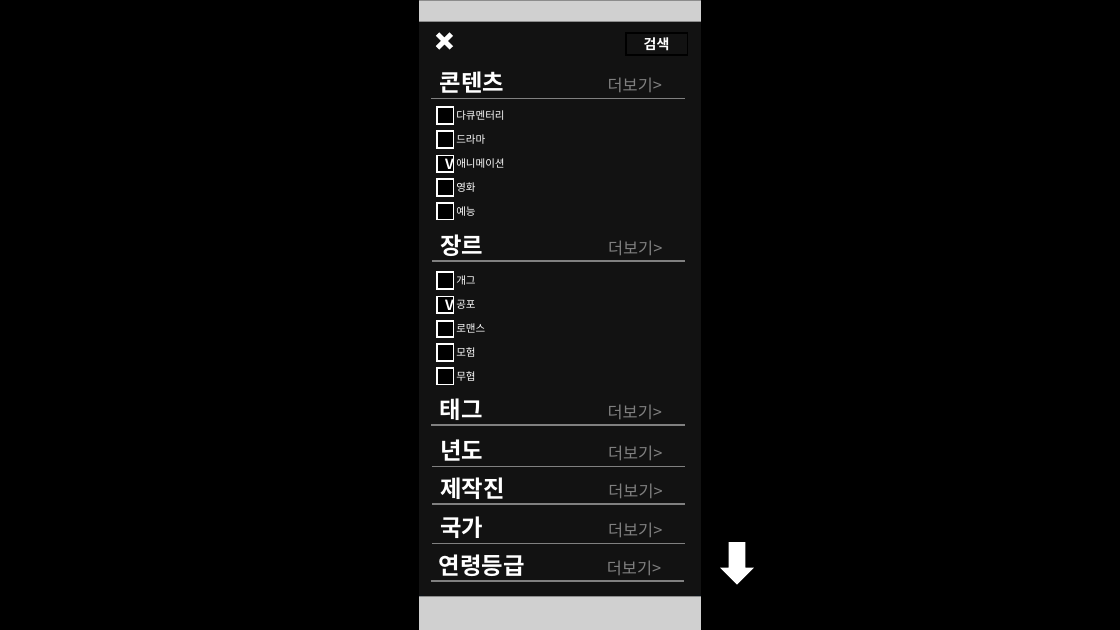
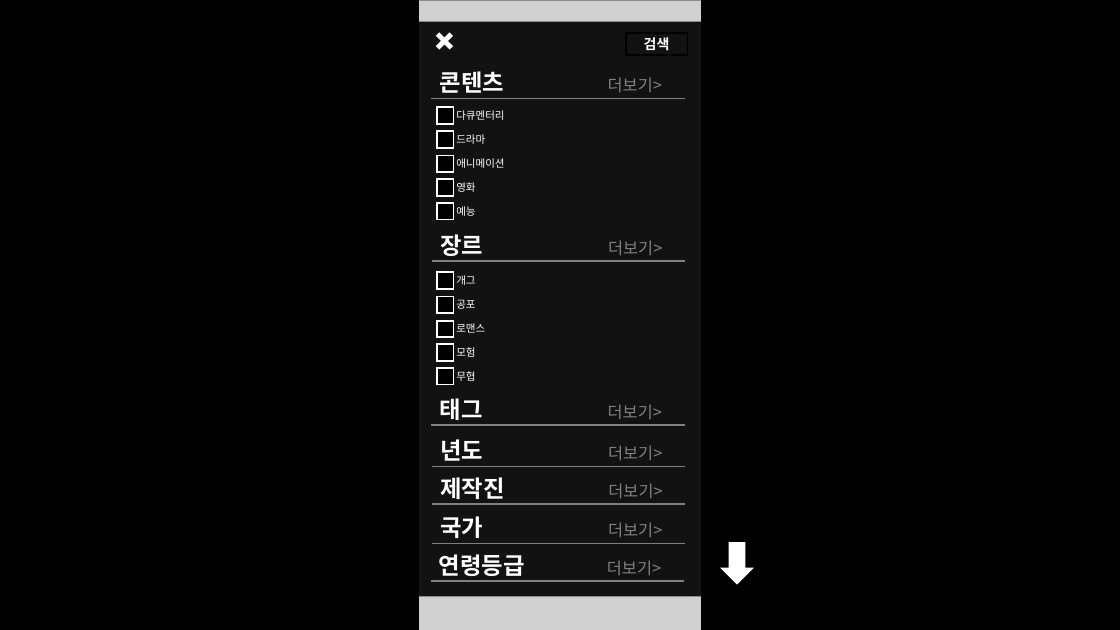
Before and after one commit to lhs020208/GameInterface-7, a slide deck: slide 18 of 7조 기말과제 - 숏폼형 모바일 OTT.pptm. Drawn at 1120x630 pixels with LibreOffice and Linux fonts; fonts in the diff are those of the drawing; grey boxes stand for pictures. Boxes give left, top, right and bottom in pixels: in the first picture for what was removed or moved away, otherwise in the second. Text is boxed around its words. In the diff, an @@ line names an element or a change of style, - is before the commit and + after.

Commit message:
일부 정상화

```diff
--- a/7조 기말과제 - 숏폼형 모바일 OTT.pptm
+++ b/7조 기말과제 - 숏폼형 모바일 OTT.pptm
@@ text in rectangle at (x1=445, y1=155, x2=454, y2=173): text removed @@
-V
@@ text in rectangle at (x1=445, y1=296, x2=454, y2=314): text removed @@
-V
```
